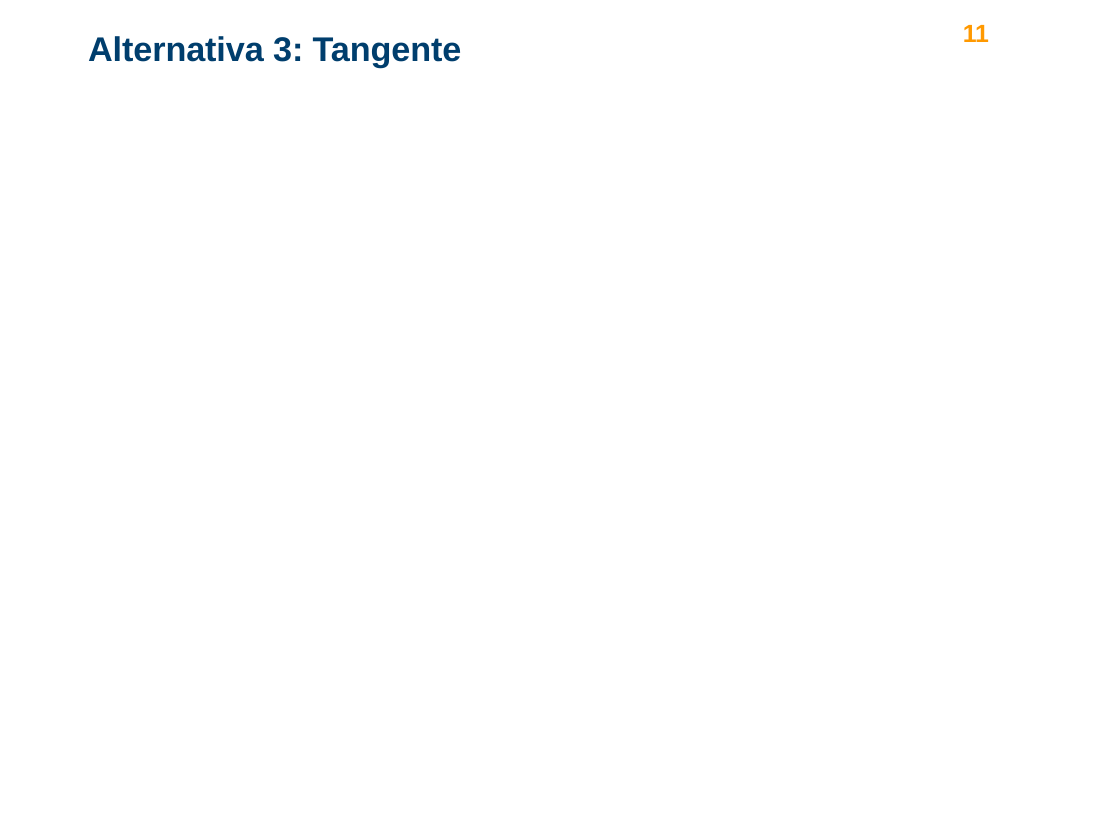
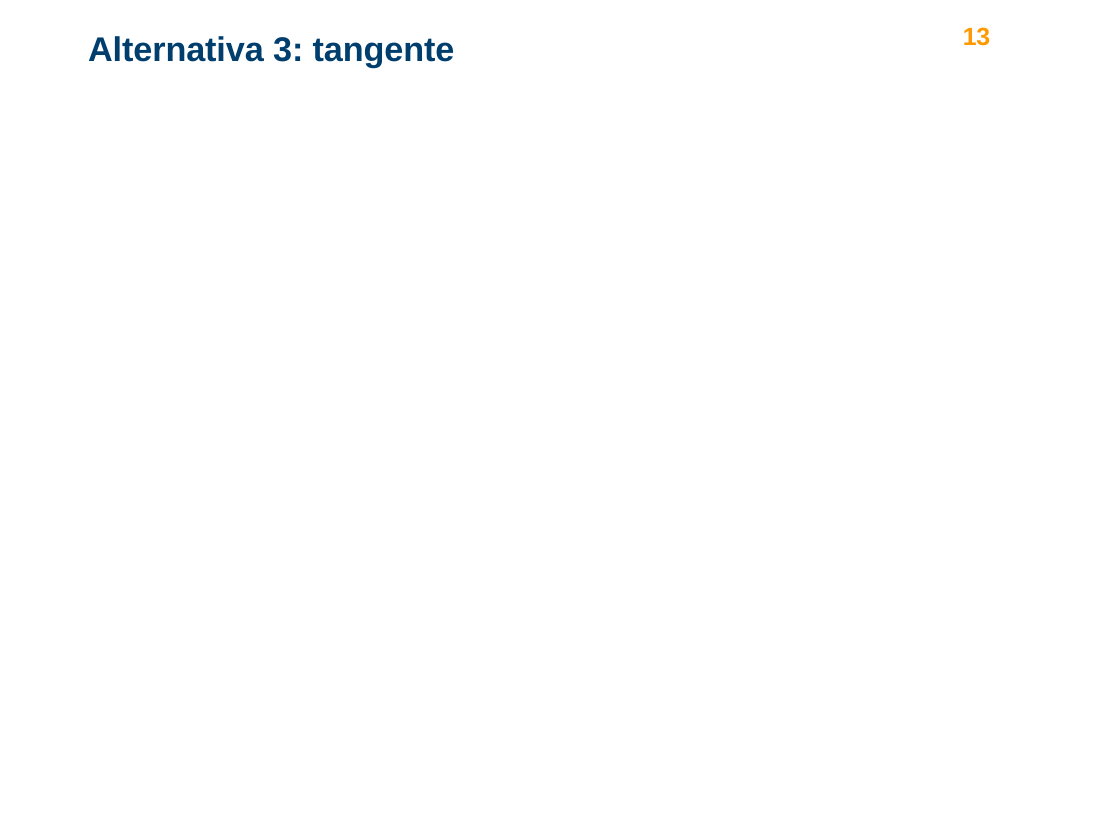
Before and after one commit to turcualexd/IAMS-progetto, a slide deck: slide 13 of Modelli relazione/ppt_presentazione.pptx (slide 11 before the commit). Drawn at 1120x840 pixels with LibreOffice and Linux fonts; fonts in the diff are those of the drawing; background and template pictures are left out. Boxes give left, top, right and bottom in pixels: in the first picture for what was removed or moved away, otherwise in the second. Text is boxed around its words. In the diff, an @@ line names an element or a change of style, - is before the commit and + after.

```diff
--- a/Modelli relazione/ppt_presentazione.pptx
+++ b/Modelli relazione/ppt_presentazione.pptx
@@ text removed at [963, 25, 989, 42] @@
-11
@@ text added at [963, 27, 990, 46], 16 pt, text #FF9900, bold @@
+13
@@ title at [88, 36, 455, 68]: text changed @@
-Alternativa 3: Tangente
+Alternativa 3: tangente
```
Also in this commit, not shown: 3 other slides changed, 2 slides added, 1 slide removed.
